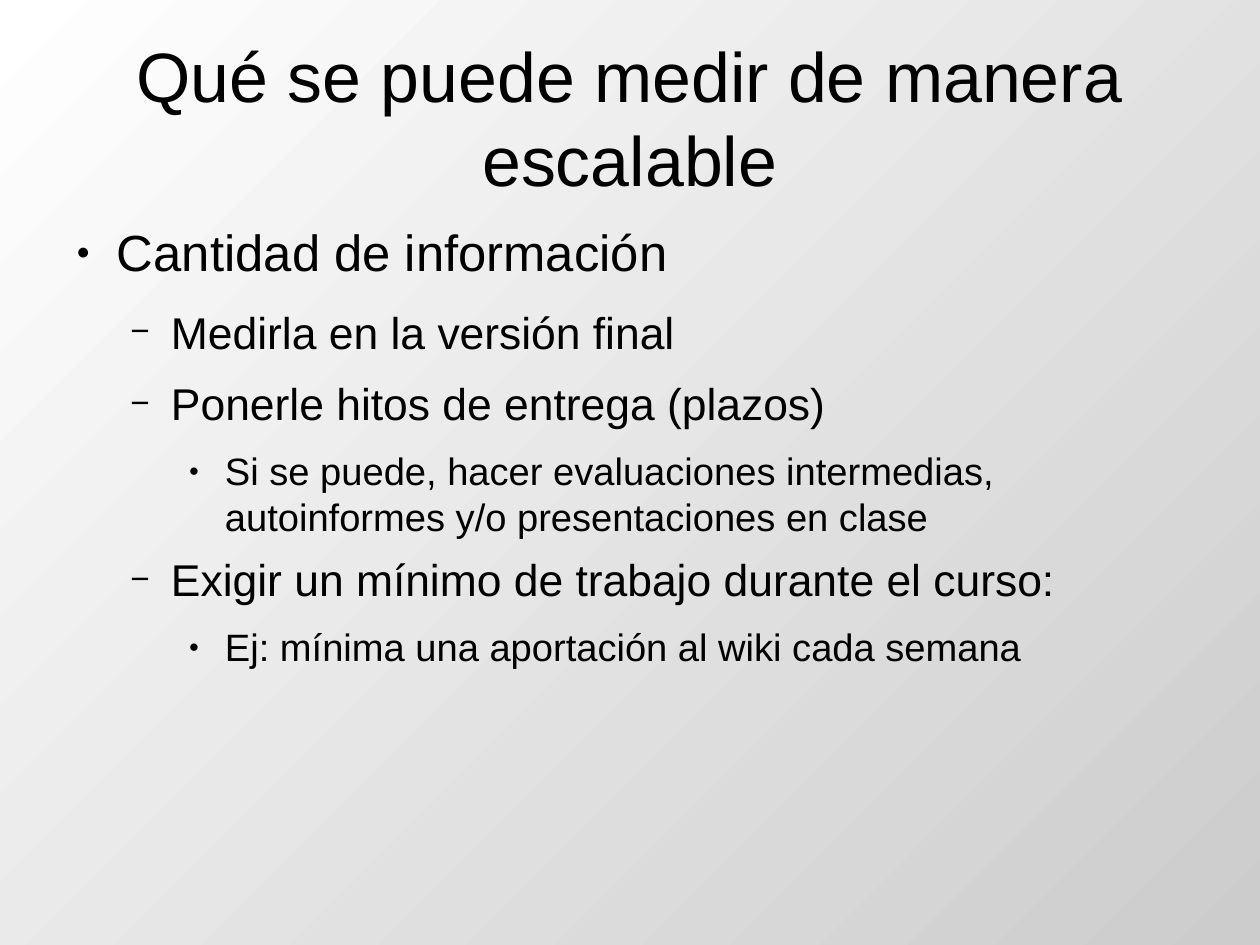
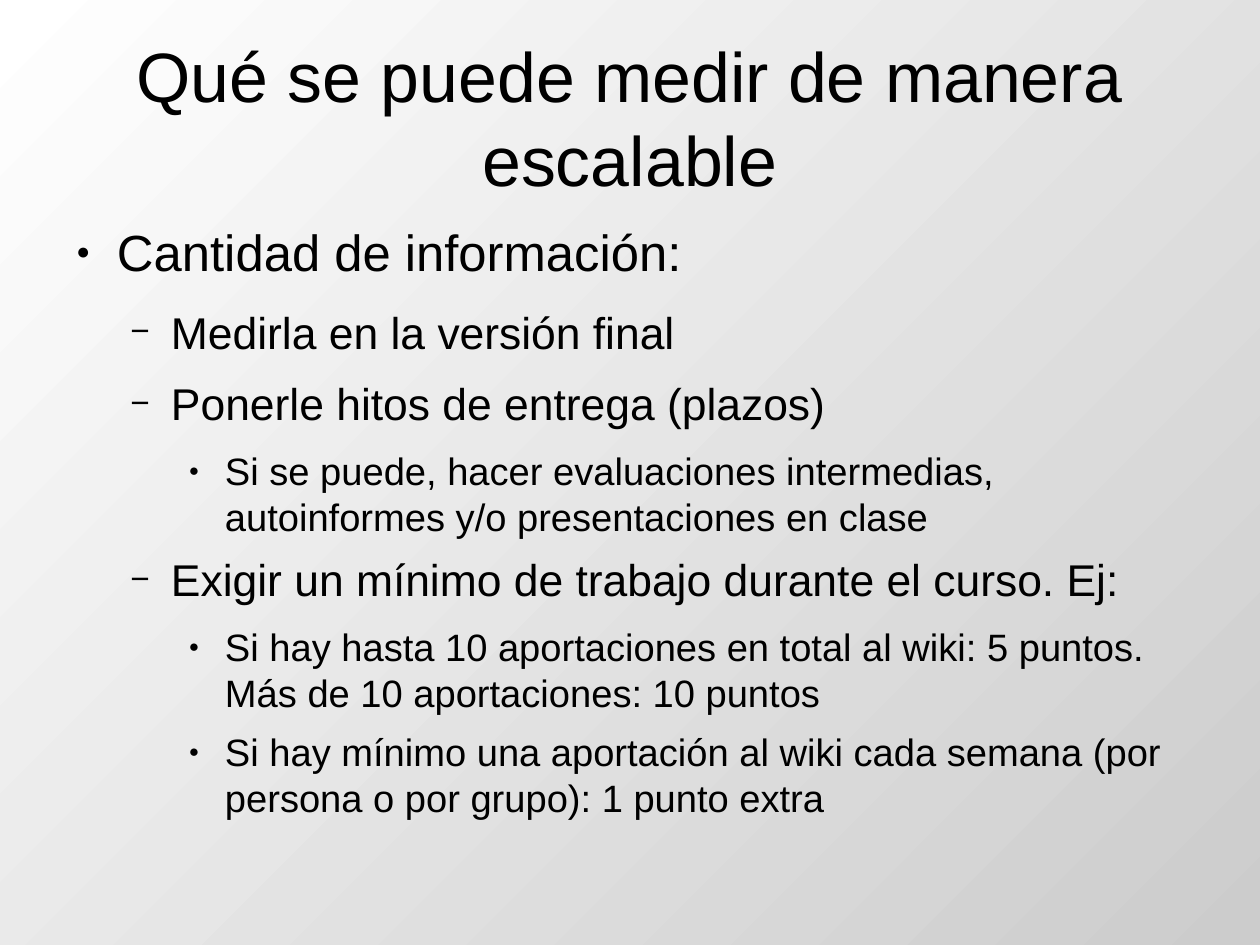
Before and after one commit to DrPantera/wikis4education, a slide deck: slide 8 of uca-2013_07/tema-5-EvaluacionWikis.odp. Drawn at 1260x945 pixels with LibreOffice and Linux fonts; fonts in the diff are those of the drawing. Boxes give left, top, right and bottom in pixels: in the first picture for what was removed or moved away, otherwise in the second. Text is boxed around its words. In the diff, an @@ line names an element or a change of style, - is before the commit and + after.

```diff
--- a/uca-2013_07/tema-5-EvaluacionWikis.odp
+++ b/uca-2013_07/tema-5-EvaluacionWikis.odp
@@ text at box(117, 233, 682, 272): text changed @@
-● Cantidad de información
+● Cantidad de información:
@@ text at box(171, 563, 1161, 820): text changed; size 28 to 24 pt @@
-  − Exigir un mínimo de trabajo durante el curso:
-    ● Ej: mínima una aportación al wiki cada semana
+  − Exigir un mínimo de trabajo durante el curso. Ej:
+    ● Si hay hasta 10 aportaciones en total al wiki: 5 puntos. Más de 10 aportaciones: 10 puntos
+    ● Si hay mínimo una aportación al wiki cada semana (por persona o por grupo): 1 punto extra
```
Also in this commit, not shown: 5 other slides changed, 1 slide added, 1 slide removed.
